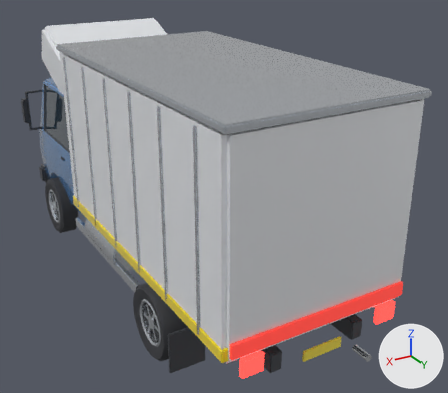
Renders of the glTF model KenyaStreetSim/Assets/KenyaStreetSim/ImportedModels/RealTraffic/Kenya_Canter_Commercial_Truck.glb from each side of a commit.
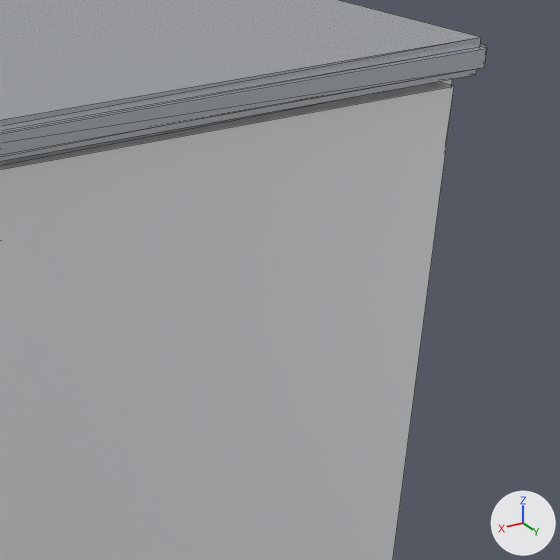
The first picture shows the older version from a 50 mm lens placed at (3.49, 7.11, 4.59), pointed at (-0.48, 0.49, 1.28). The close-ups show the older and then the newer version on the part from 72% to 100% of the width and 21% to 52% of the height of that picture. Only the edits that show in the close-ups are written down. The axes (+X, +Y, +Z) are drawn at lower right. The lights are the same throughout. The close-ups show mesh edges as thin lines. Where no turn or scale is listed for an object, it has been applied to the vertices.

Names of what the first close-up shows: 'CargoRoofTrim', 'FreightCargoBox'.
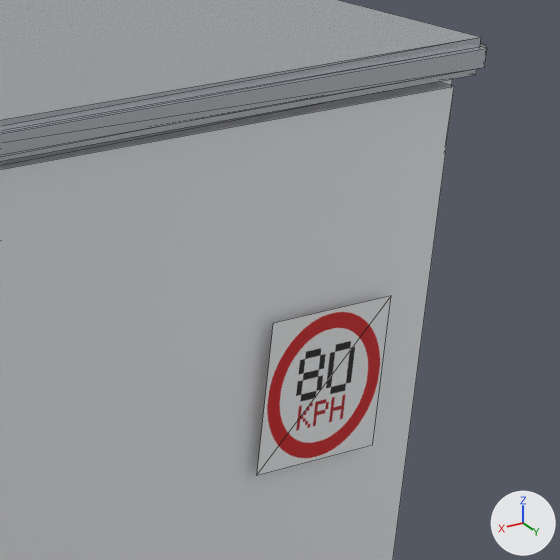
The edits, one by one:
Picture 'Kenya_80KPH' (img_kenya_80kph) is new.
Material 'Sticker_80KPH' (mat_sticker_80kph) is new.
Its texture is img_kenya_80kph.
Its metallic is 0.04.
Its roughness is 0.25.
Mesh me_rear80kphtex_mesh is new.
It has 4 vertices, 2 faces and spans x -0.17..0.17, y 0.0, z -0.17..0.17.
It uses material mat_sticker_80kph (picture img_kenya_80kph).
Object 'Rear80KphTex' (ob_rear80kphtex) is new; it shows me_rear80kphtex_mesh.
Its location is (-0.76, 3.195, 2.52).

What differs and where, as boxes (x1, y1, x2, y2) in the close-ups (560 x 560 px):
'Rear80KphTex', added: after (257, 296, 391, 475)
